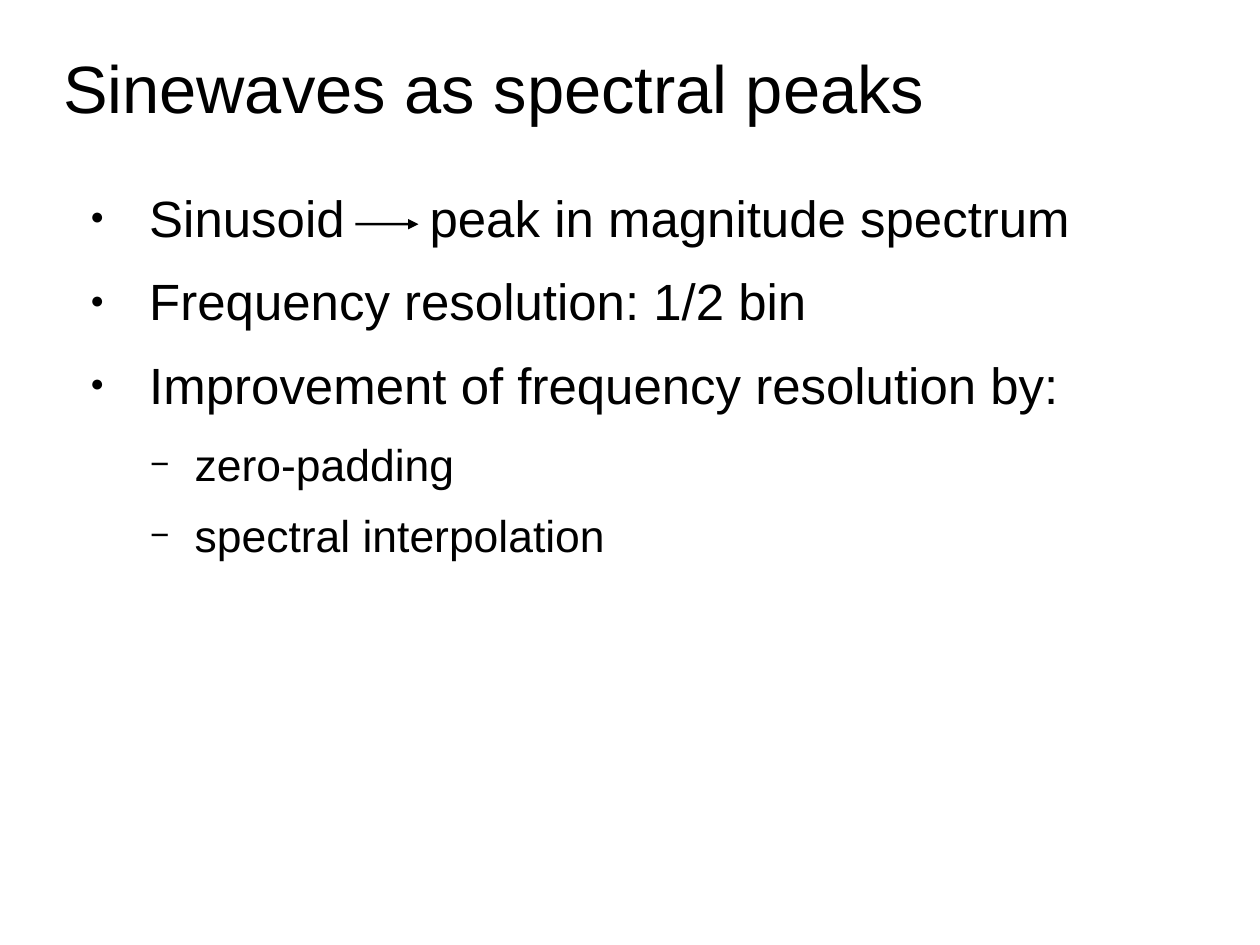
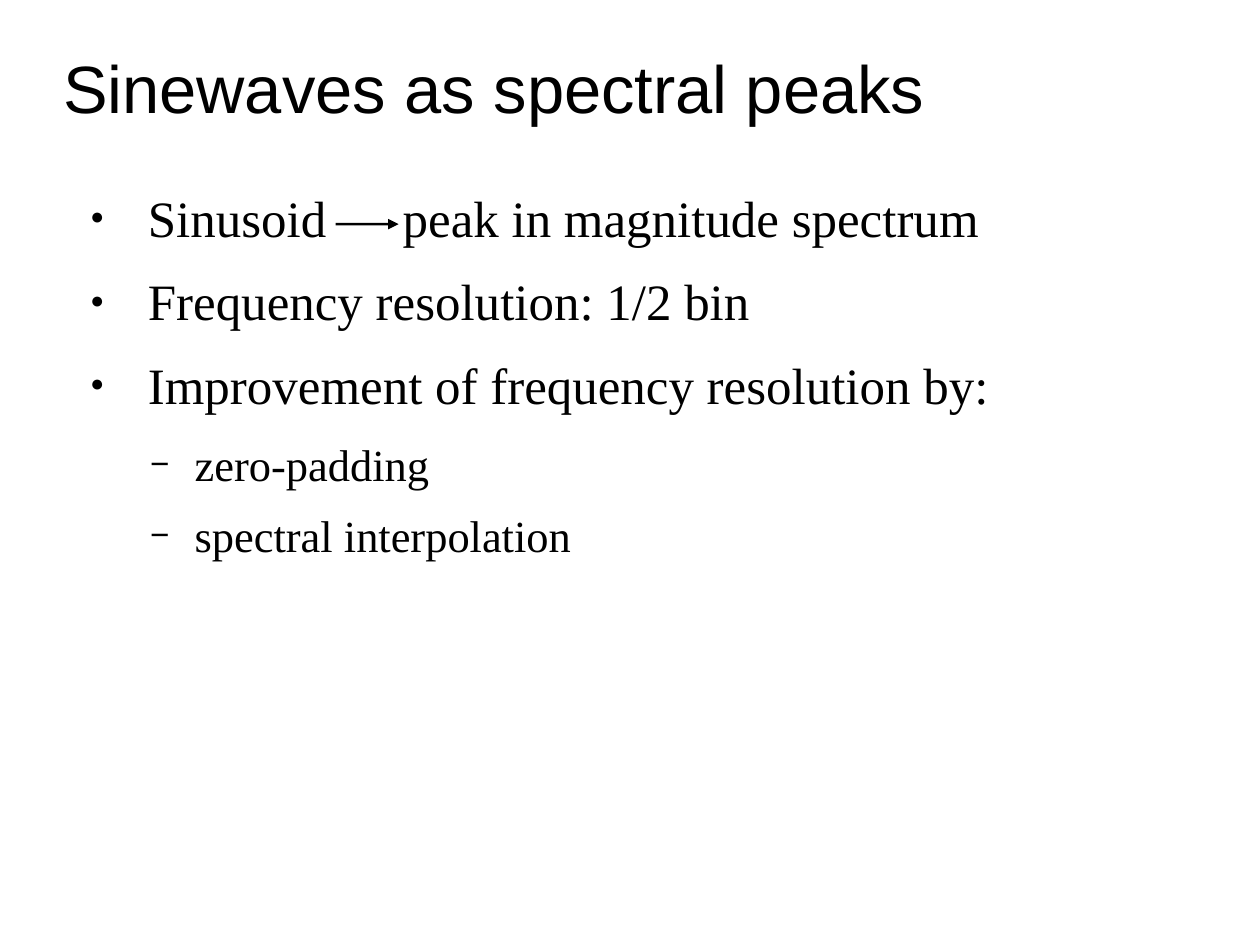
Before and after one commit to MTG/sms-tools, a slide deck: slide 8 of lectures/5-Sinusoidal-model/Sinusoidal-Model-1.odp. Drawn at 1260x945 pixels with LibreOffice and Linux fonts; fonts in the diff are those of the drawing. Boxes give left, top, right and bottom in pixels: in the first picture for what was removed or moved away, otherwise in the second. Text is boxed around its words. In the diff, an @@ line names an element or a change of style, - is before the commit and + after.

```diff
--- a/lectures/5-Sinusoidal-model/Sinusoidal-Model-1.odp
+++ b/lectures/5-Sinusoidal-model/Sinusoidal-Model-1.odp
@@ text "Sinusoid peak in magnitude spectrum" at box(148, 201, 988, 561): font Arial to Times New Roman @@
@@ arrow moved from (355, 224) - (418, 224) to (335, 224) - (398, 224) @@
```
Also in this commit, not shown: 4 other slides changed, 13 other files.
